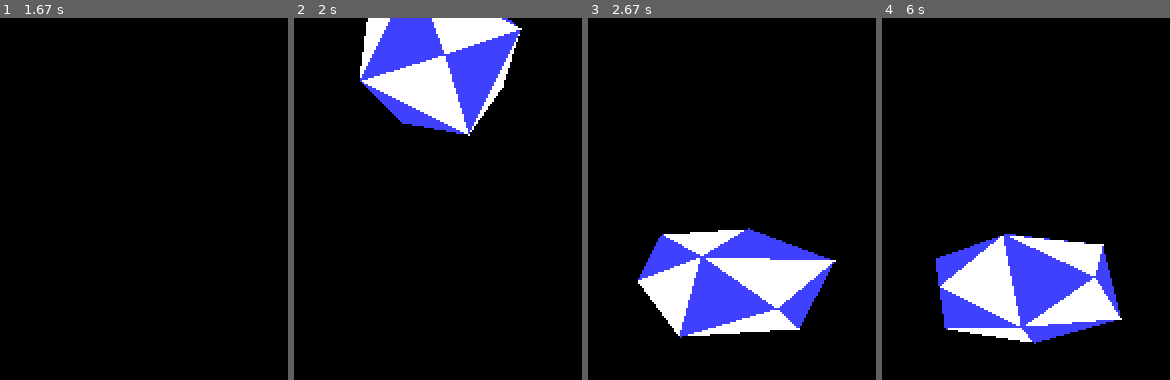
Above: before the commit, frames 1-4 (left to right).
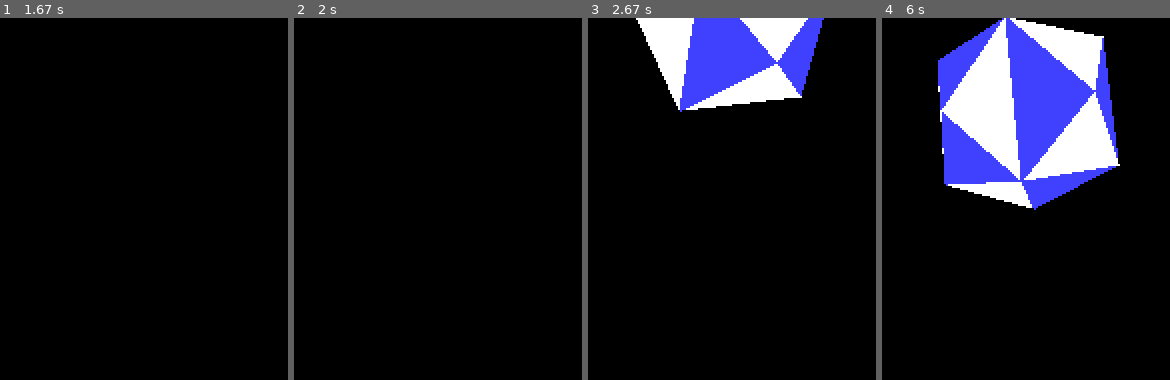
Above: after the commit, the same moments.

Repository: mooinglemur/2RX16
Game: pygame game, started from trials/pygame-polyhedron.py
Two runs of this game, one before a commit and one after it. Both use one fixed random seed, a clock stepped at 60 frames per second and the inputs below.
Inputs:
- Up to frame 1 (1.67 s): no input
- Up to frame 2 (2 s): no input
- Up to frame 3 (2.67 s): no input
- Up to frame 4 (6 s): no input

Frame 1 is identical in both runs. In frame 2, 14% of the frame differs, in the area x 22-80%, y 0-33%; in frame 3, 28%; in frame 4, 42%, in the area x 18-84%, y 0-91%.

Commit message:
hedron not glitched!

Diff:
--- a/sync-codes.txt
+++ b/sync-codes.txt
@@ -15,6 +15,7 @@
 $0E = fade to white
 $0F = the end of song 1
 $10 = trigger transition from title card to chessboard
+$11 = allow polyhedron to fall
 $20 = trigger transition to tunnel scene
 $30 = trigger transition to circles scene
 $40 = trigger transition to moire scene
--- a/trials/pygame-polyhedron.py
+++ b/trials/pygame-polyhedron.py
@@ -6,6 +6,7 @@
 from enum import Enum
 import copy
 import time
+from shapely.geometry import Polygon, GeometryCollection
 
 # Initialize Pygame
 pygame.init()
@@ -97,7 +98,7 @@
 
 
 # Define the size and position of the polyhedron
-scale = 30
+scale = 37
 center_offset = (width // 2, height // 2)
 
 # Define rotation parameters
@@ -113,7 +114,7 @@
 
 vertical_offset = -10
 momentum = 0
-gravity = 0.001
+gravity = 0.0009
 
 camera = (0, 0, 6)
 
@@ -185,9 +186,7 @@
         new_x *= z_ratio
         new_y *= z_ratio
 
-        # calculate offset
         new_y += vertical_offset
-
 
         x_proj = new_x * scale + center_offset[0]
         y_proj = new_y * scale + center_offset[1]
@@ -196,10 +195,29 @@
 
         zees.append(new_z)
 
-    sorted_faces = sorted(faces, key=face_sorter, reverse=True)
-
-
-    for face in sorted_faces[12:24]:
+    sorted_faces = sorted(faces, key=face_sorter, reverse=False)
+
+    visible_faces = []
+    visible_polys = []
+
+    for face in sorted_faces:
+        fc = Polygon([rotated_vertices[i] for i in face[0:3]])
+        covers = False
+
+        if len(visible_faces) > 0:
+            u = visible_polys[0]
+            for p in visible_polys[1:]:
+                u = u.union(p)
+            if u.contains(fc):
+                covers = True
+
+        if not covers:
+            visible_faces.append(face)
+            visible_polys.append(fc)
+
+    sorted_visible_faces = sorted(visible_faces, key=face_sorter, reverse=True)
+
+    for face in sorted_visible_faces:
         color_idx = face[3]
         pygame.draw.polygon(screen, colors[color_idx], [rotated_vertices[i] for i in face[0:3]], 0)
         # Triangle type (bit 0 is X high bit)
@@ -299,8 +317,8 @@
             slope_2 = dx_2 / dy_2 if dy_2 != 0 else 0
             d0 = 0 - v0[1]
 
-            v0[0] = round(v0[0] + (slope_1 * d0))
-            v1[0] = round(v1[0] + (slope_2 * d0))
+            v0[0] = round(math.copysign(1, v0[0] - v1[0]) + v0[0] + (slope_1 * d0))
+            v1[0] = round(math.copysign(1, v1[0] - v0[0]) + v1[0] + (slope_2 * d0))
 
             v0[1] = 0
             v1[1] = 0
@@ -382,64 +400,62 @@
             f.write(color_idx_out.to_bytes(1, 'little')) # 07 color index
             f.write(rowcount.to_bytes(1, 'little')) # 08 row count
 
-        elif (v0[0] < v1[0]): # Two part, change X2
-            print("Two part change X2")
-            dx_x1 = v2[0] - v0[0]
-            dy_x1 = v2[1] - v0[1]
-            slope_x1 = dx_x1 / dy_x1 if dy_x1 != 0 else 0
-            dx_x2 = v1[0] - v0[0]
-            dy_x2 = v1[1] - v0[1]
-            slope_x2 = dx_x2 / dy_x2 if dy_x2 != 0 else 0
+        else:
+            dx_1 = v1[0] - v0[0]
+            dy_1 = v1[1] - v0[1]
+            slope_1 = dx_1 / dy_1 if dy_1 != 0 else 0
+            dx_2 = v2[0] - v0[0]
+            dy_2 = v2[1] - v0[1]
+            slope_2 = dx_2 / dy_2 if dy_2 != 0 else 0
             rowcount1 = v1[1] - v0[1]
-            dx_x2_new = v2[0] - v1[0]
-            dy_x2_new = v2[1] - v1[1]
-            slope_x2_new = dx_x2_new / dy_x2_new if dy_x2_new != 0 else 0
-            rowcount2 = v2[1] - v1[1]
-            xx = v0[0]
-            yy = v0[1]
-            print(f"Y {yy} X {xx} Slope X1 {slope_x1} Slope X2 {slope_x2} Count {rowcount1} New X2 {slope_x2_new} Count {rowcount2}")
-            f.write(b'\x40')                  # 00 - type 40
-            if (yy < 0):
-                assert y > -55
-                f.write(yy.to_bytes(1, 'little', signed=True)) # 01 - Y
-            else:
-                f.write(yy.to_bytes(1, 'little')) # 01 - Y
-            f.write(xx.to_bytes(1, 'little')) # 02 - X
-            f.write(slope2bytes(slope_x1))    # 03-04 - X1 inc
-            f.write(slope2bytes(slope_x2))    # 05-06 - X2 inc
-            f.write(color_idx_out.to_bytes(1, 'little')) # 07 color index
-            f.write(rowcount1.to_bytes(1, 'little')) # 08 row count 1
-            f.write(slope2bytes(slope_x2_new)) # 09-0a - new X2 inc
-            f.write(rowcount2.to_bytes(1, 'little')) # 0b row count 1
-        else: # Two part, change X1
-            print("Two part change X1")
-            dx_x1 = v1[0] - v0[0]
-            dy_x1 = v1[1] - v0[1]
-            slope_x1 = dx_x1 / dy_x1 if dy_x1 != 0 else 0
-            dx_x2 = v2[0] - v0[0]
-            dy_x2 = v2[1] - v0[1]
-            slope_x2 = dx_x2 / dy_x2 if dy_x2 != 0 else 0
-            rowcount1 = v1[1] - v0[1]
-            dx_x1_new = v2[0] - v1[0]
-            dy_x1_new = v2[1] - v1[1]
-            slope_x1_new = dx_x1_new / dy_x1_new if dy_x1_new != 0 else 0
-            rowcount2 = v2[1] - v1[1]
-            xx = v0[0]
-            yy = v0[1]
-            print(f"Y {yy} X {xx} Slope X1 {slope_x1} Slope X2 {slope_x2} Count {rowcount1} New X1 {slope_x1_new} Count {rowcount2}")
-            f.write(b'\x00')                  # 00 - type 00
-            if (yy < 0):
-                assert y > -55
-                f.write(yy.to_bytes(1, 'little', signed=True)) # 01 - Y
-            else:
-                f.write(yy.to_bytes(1, 'little')) # 01 - Y
-            f.write(xx.to_bytes(1, 'little')) # 02 - X
-            f.write(slope2bytes(slope_x1))    # 03-04 - X1 inc
-            f.write(slope2bytes(slope_x2))    # 05-06 - X2 inc
-            f.write(color_idx_out.to_bytes(1, 'little')) # 07 color index
-            f.write(rowcount1.to_bytes(1, 'little')) # 08 row count 1
-            f.write(slope2bytes(slope_x1_new)) # 09-0a - new X1 inc
-            f.write(rowcount2.to_bytes(1, 'little')) # 0b row count 1
+            if (slope_1 > slope_2): # Two part, change X2
+                print("Two part change X2")
+                slope_x1 = slope_2
+                slope_x2 = slope_1
+                dx_x2_new = v2[0] - v1[0]
+                dy_x2_new = v2[1] - v1[1]
+                slope_x2_new = dx_x2_new / dy_x2_new if dy_x2_new != 0 else 0
+                rowcount2 = v2[1] - v1[1]
+                xx = v0[0]
+                yy = v0[1]
+                print(f"Y {yy} X {xx} Slope X1 {slope_x1} Slope X2 {slope_x2} Count {rowcount1} New X2 {slope_x2_new} Count {rowcount2}")
+                f.write(b'\x40')                  # 00 - type 40
+                if (yy < 0):
+                    assert y > -55
+                    f.write(yy.to_bytes(1, 'little', signed=True)) # 01 - Y
+                else:
+                    f.write(yy.to_bytes(1, 'little')) # 01 - Y
+                f.write(xx.to_bytes(1, 'little')) # 02 - X
+                f.write(slope2bytes(slope_x1))    # 03-04 - X1 inc
+                f.write(slope2bytes(slope_x2))    # 05-06 - X2 inc
+                f.write(color_idx_out.to_bytes(1, 'little')) # 07 color index
+                f.write(rowcount1.to_bytes(1, 'little')) # 08 row count 1
+                f.write(slope2bytes(slope_x2_new)) # 09-0a - new X2 inc
+                f.write(rowcount2.to_bytes(1, 'little')) # 0b row count 1
+            else: # Two part, change X1
+                print("Two part change X1")
+                slope_x1 = slope_1
+                slope_x2 = slope_2
+                dx_x1_new = v2[0] - v1[0]
+                dy_x1_new = v2[1] - v1[1]
+                slope_x1_new = dx_x1_new / dy_x1_new if dy_x1_new != 0 else 0
+                rowcount2 = v2[1] - v1[1]
+                xx = v0[0]
+                yy = v0[1]
+                print(f"Y {yy} X {xx} Slope X1 {slope_x1} Slope X2 {slope_x2} Count {rowcount1} New X1 {slope_x1_new} Count {rowcount2}")
+                f.write(b'\x00')                  # 00 - type 00
+                if (yy < 0):
+                    assert y > -55
+                    f.write(yy.to_bytes(1, 'little', signed=True)) # 01 - Y
+                else:
+                    f.write(yy.to_bytes(1, 'little')) # 01 - Y
+                f.write(xx.to_bytes(1, 'little')) # 02 - X
+                f.write(slope2bytes(slope_x1))    # 03-04 - X1 inc
+                f.write(slope2bytes(slope_x2))    # 05-06 - X2 inc
+                f.write(color_idx_out.to_bytes(1, 'little')) # 07 color index
+                f.write(rowcount1.to_bytes(1, 'little')) # 08 row count 1
+                f.write(slope2bytes(slope_x1_new)) # 09-0a - new X1 inc
+                f.write(rowcount2.to_bytes(1, 'little')) # 0b row count 1
 
 
 States = Enum('States', ['FALLING', 'SQUISHING', 'BOUNCING', 'RISING', 'STEADY', 'LOOPING'])
@@ -459,8 +475,8 @@
 
     if hedron_state == States.FALLING:
         momentum += gravity
-        vertical_offset += momentum
-        if vertical_offset >= 1.6:
+        vertical_offset += (momentum / 1.6)
+        if vertical_offset >= 0.9:
             print("SQUISHING")
             hedron_state = States.SQUISHING
 
@@ -474,9 +490,9 @@
     elif hedron_state == States.BOUNCING:
         hedron_state = States.RISING
         if bounces >= 3:
-            momentum = 0.068
+            momentum = 0.055
         else:
-            momentum = 0.1
+            momentum = 0.097
         print("RISING")
 
     elif hedron_state == States.RISING:
@@ -489,7 +505,7 @@
             else:
                 hedron_state = States.FALLING
                 print("FALLING")
-        vertical_offset -= momentum
+        vertical_offset -= (momentum / 1.6)
 
     elif hedron_state == States.STEADY:
         if squishy_amplitude == 0:
Not shown, changed: Makefile
Not shown, changed: ROOT/MUSIC2.ZSM
Not shown, changed: src/hedron.s
